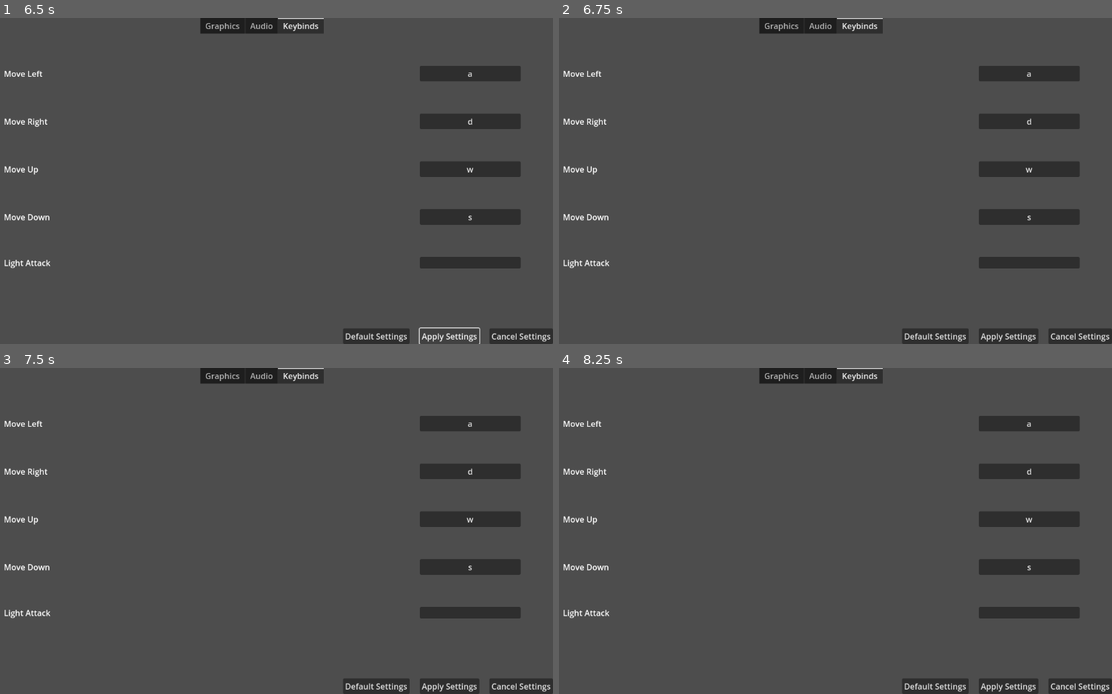
Above: before the commit, frames 1-4 (two rows, left to right).
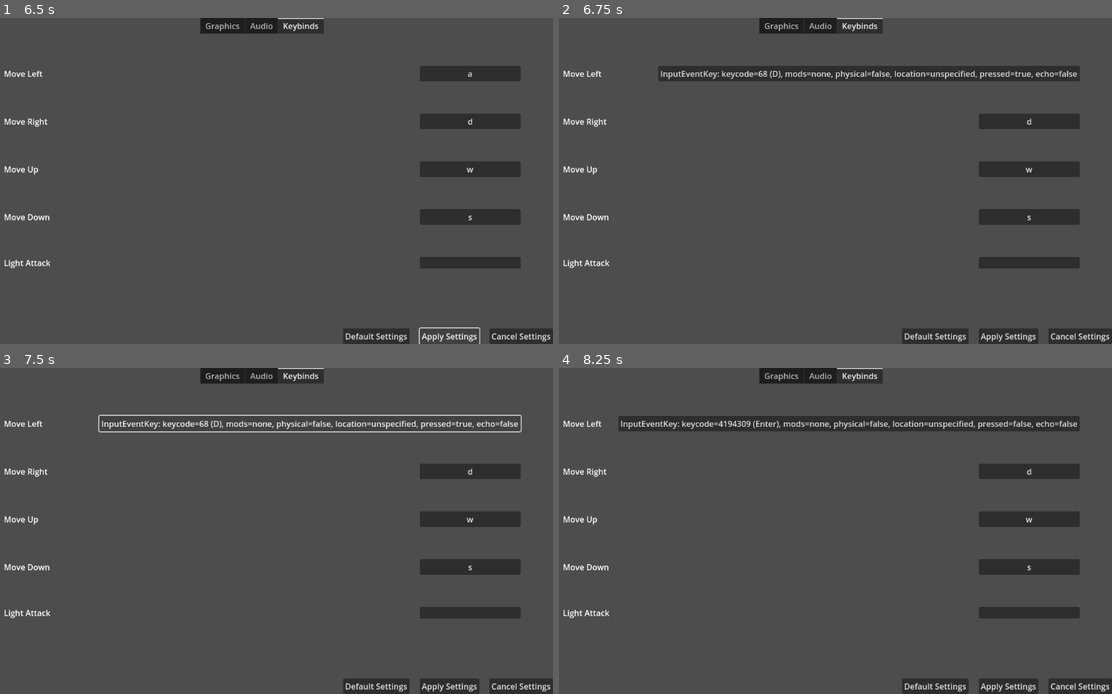
Above: after the commit, the same moments.

Repository: Cole-Miller-IT/template-game-for-future-projects
Game: Godot game, scene res://Scenes/Levels/Settings/settings_menu.tscn
The game is run twice, just before and just after one commit, with the same random seed, the same clock (stepped at 60 frames per second) and the same inputs. This scene is started directly instead of the project's main scene.
Inputs (mouse positions are in pixels of both pictures, inside the frame that each line leads up to):
- Up to frame 1 (6.5 s): click "a" at 0.5 s; click "d" at 1.25 s; click "w" at 2 s; click "s" at 2.75 s; click (470, 262) at 3.52 s; click "Cancel Settings" at 4.25 s; click "Default Settings" at 5 s; click "Apply Settings" at 5.75 s
- Up to frame 2 (6.75 s): move the mouse to (951, 164) at 6.52 s; hold D (right) from 6.53 s (still down); click (951, 164) at 6.6 s
- Up to frame 3 (7.5 s): release D (right) at 7.25 s; click (309, 423) at 7.25 s, where only the run after the commit has a clickable "InputEventKey: keycode=68 (D)…"
- Up to frame 4 (8.25 s): tap Enter at 8 s; move the mouse to (702, 547) at 8.02 s; hold S (down) from 8.03 s (still down); click (702, 547) at 8.1 s

Frame 1 is identical in both runs. In frame 2, 2.7% of the frame differs, in the area x 18-94%, y 14-20%; in frame 3, 1.4%; in frame 4, 3.0%, in the area x 10-94%, y 14-20%.

Commit message:
working on rebidable keys

Diff:
--- a/Scenes/Levels/Settings/settings_menu.gd
+++ b/Scenes/Levels/Settings/settings_menu.gd
@@ -1,22 +1,22 @@
 extends CanvasLayer
 
+
+var rebindMode = false
+var rebindKeyToChange = ""
+
+@onready var hotkeys = load("res://Scenes/Resources/Settings/keybinds.tres")
 
 # Called when the node enters the scene tree for the first time.
 func _ready():
 	#Read hotkey resource data and assign the buttons the correct keys to display on the rebind button
-	var hotkeys = load("res://Scenes/Resources/Settings/keybinds.tres")
-
 	if hotkeys:
-		print("loaded hotkeys")
-		print(hotkeys.defaultMoveLeft)
-
 		$MarginContainer/VBoxContainer/TabContainer/Keybinds/MarginContainer/VBoxContainer/MoveLeft/RebindKey1.text = hotkeys.defaultMoveLeft
 		$MarginContainer/VBoxContainer/TabContainer/Keybinds/MarginContainer/VBoxContainer/MoveRight/RebindKey1.text = hotkeys.defaultMoveRight
 		$MarginContainer/VBoxContainer/TabContainer/Keybinds/MarginContainer/VBoxContainer/MoveUp/RebindKey1.text = hotkeys.defaultMoveUp
 		$MarginContainer/VBoxContainer/TabContainer/Keybinds/MarginContainer/VBoxContainer/MoveDown/RebindKey1.text = hotkeys.defaultMoveDown
 		#$MarginContainer/VBoxContainer/TabContainer/Keybinds/MarginContainer/VBoxContainer/LightAttack/RebindKey1.text = hotkeys.defaultLightAttack
 
-
+		print("loaded hotkeys succesfully")
 
 
 func _on_check_button_toggled(toggled_on):
@@ -37,10 +37,45 @@
 
 
 ###############REBINDING HOTKEYS#######################
-func _on_rebind_key_pressed():
-	print("Awaiting key press")
+func _on_rebind_key_pressed(value):
+	#print("Awaiting key press for hotkey " + str(value))
 
-	#Wait for the next input from the user
+	#toggle rebind mode
+	#rebindMode = true
+
+	#handle next input event through _unhandled_input() function
+	pass
+
+func rebind(eventRecieved):
+	#print(eventRecieved)
+	#rebind the key to the given key by the user
+	if rebindKeyToChange == "moveLeft":
+		#this
+		#work to change the key code to the key value (ie 71 to g)
+		hotkeys.defaultMoveLeft = str(eventRecieved.keycode)
+		print(str(eventRecieved.keycode))
+
+	else:
+		print("hotkey rebind not implemented yet")
+
+	#
+	#make this a variable string for all hotkeys
+	#
+	$MarginContainer/VBoxContainer/TabContainer/Keybinds/MarginContainer/VBoxContainer/MoveLeft/RebindKey1.text = str(eventRecieved)
+
+	rebindMode = false
 
 
-	#rebind the key
+func _unhandled_input(event):
+	#print(str(event))
+	if rebindMode == true:
+		#print("changing")
+		rebind(event)
+
+
+
+
+func _on_rebind_key_1_pressed(extra_arg_0):
+	print(extra_arg_0)
+	rebindMode = true
+	rebindKeyToChange = extra_arg_0
--- a/Scenes/Levels/Settings/settings_menu.tscn
+++ b/Scenes/Levels/Settings/settings_menu.tscn
@@ -343,7 +343,7 @@
 [connection signal="changed" from="MarginContainer/VBoxContainer/TabContainer/Audio/MarginContainer/VBoxContainer/Setting 2/HSlider" to="." method="_on_h_slider_changed"]
 [connection signal="changed" from="MarginContainer/VBoxContainer/TabContainer/Audio/MarginContainer/VBoxContainer/Setting 3/HSlider" to="." method="_on_h_slider_changed"]
 [connection signal="changed" from="MarginContainer/VBoxContainer/TabContainer/Audio/MarginContainer/VBoxContainer/Setting 4/HSlider" to="." method="_on_h_slider_changed"]
-[connection signal="pressed" from="MarginContainer/VBoxContainer/TabContainer/Keybinds/MarginContainer/VBoxContainer/MoveLeft/RebindKey1" to="." method="_on_rebind_key_pressed"]
+[connection signal="pressed" from="MarginContainer/VBoxContainer/TabContainer/Keybinds/MarginContainer/VBoxContainer/MoveLeft/RebindKey1" to="." method="_on_rebind_key_1_pressed" binds= ["moveLeft"]]
 [connection signal="pressed" from="MarginContainer/VBoxContainer/TabContainer/Keybinds/MarginContainer/VBoxContainer/MoveRight/RebindKey1" to="." method="_on_rebind_key_pressed"]
 [connection signal="pressed" from="MarginContainer/VBoxContainer/TabContainer/Keybinds/MarginContainer/VBoxContainer/MoveUp/RebindKey1" to="." method="_on_rebind_key_pressed"]
 [connection signal="pressed" from="MarginContainer/VBoxContainer/TabContainer/Keybinds/MarginContainer/VBoxContainer/MoveDown/RebindKey1" to="." method="_on_rebind_key_pressed"]
